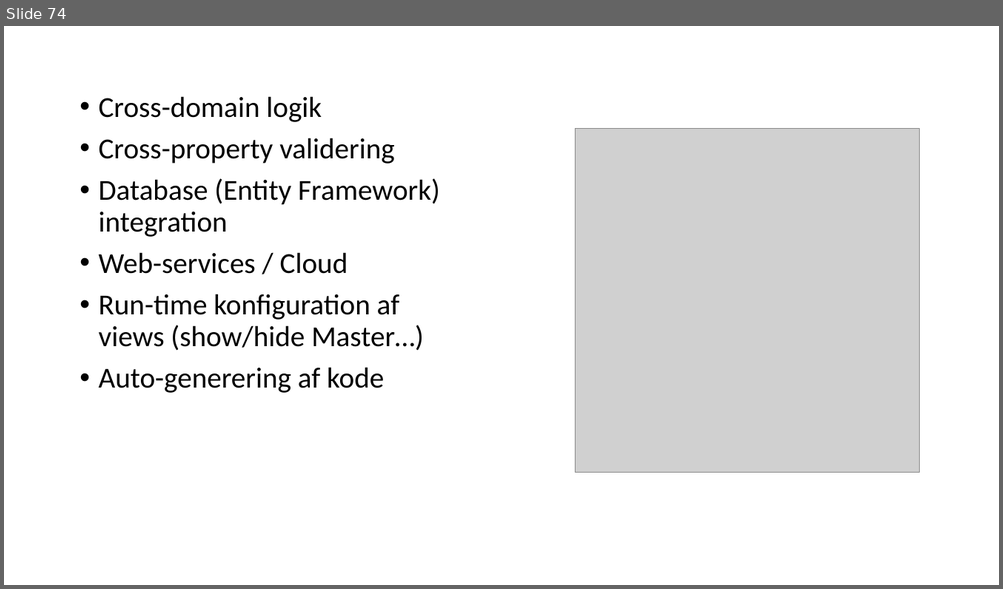
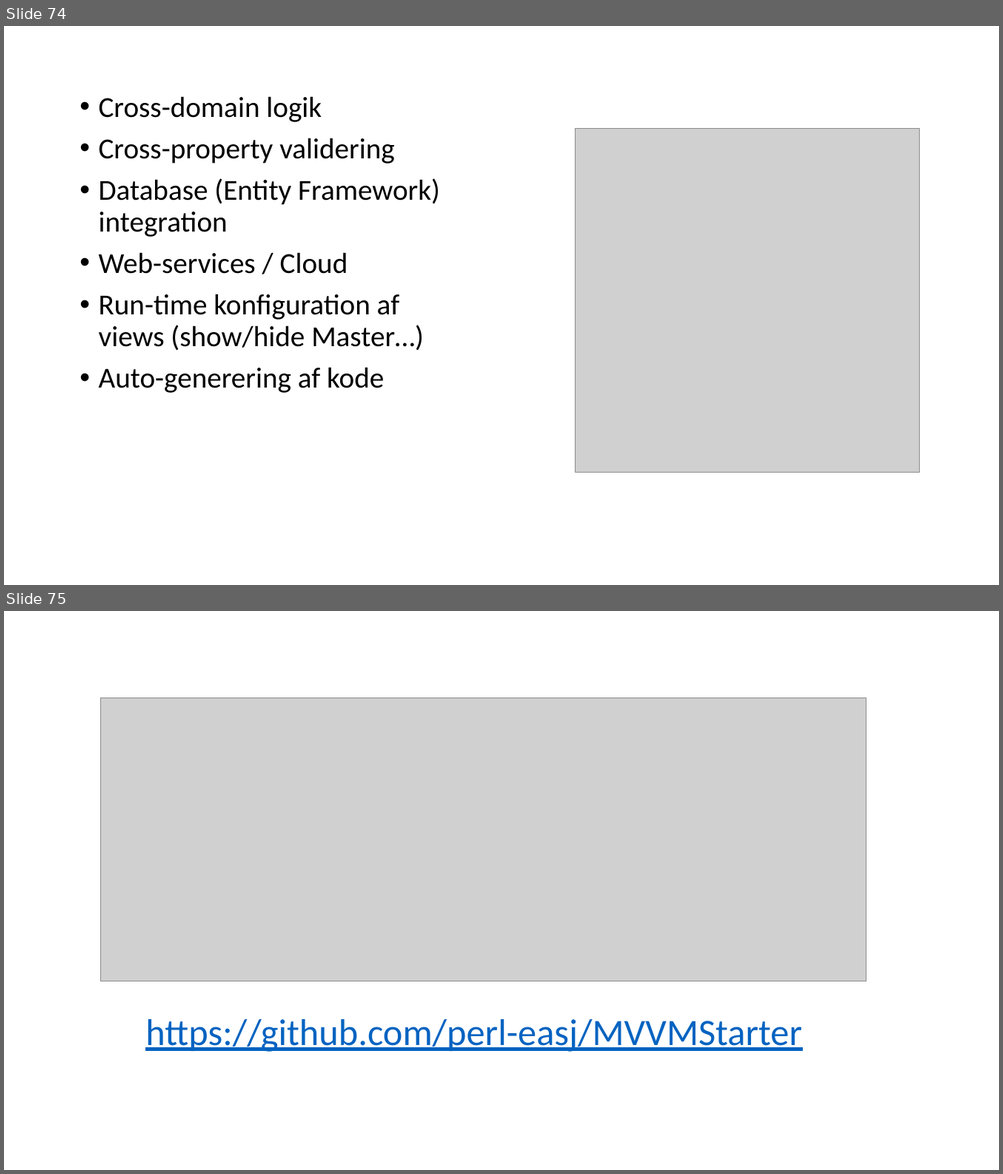
Before and after one commit to perl-easj/MVVMStarter, a slide deck: MVVMStarter/Presentation/MVVMStarter Oversigt.pptx. Shown one above the other, each under a label of ours: slide 74 before the commit, slides 74 and 75 after it. The pictures are 1003x589 and 1003x1174 pixels, drawn with LibreOffice and Linux fonts; fonts in the diff are those of the drawing; grey boxes stand for pictures. Boxes give left, top, right and bottom in pixels: in the first picture for what was removed or moved away, otherwise in the second. Text is boxed around its words. In the diff, an @@ line names an element or a change of style, - is before the commit and + after.

```diff
--- a/MVVMStarter/Presentation/MVVMStarter Oversigt.pptx
+++ b/MVVMStarter/Presentation/MVVMStarter Oversigt.pptx
@@ slide 75 added at box(4, 611, 999, 1170), background #FFFFFF @@
@@ picture added at box(100, 698, 866, 982) @@
@@ text added at box(145, 1019, 802, 1052), 36 pt, text #0563C1, underline @@
+https://github.com/perl-easj/MVVMStarter
```
Also in this commit, not shown: 1 slide changed, 10 other files.
